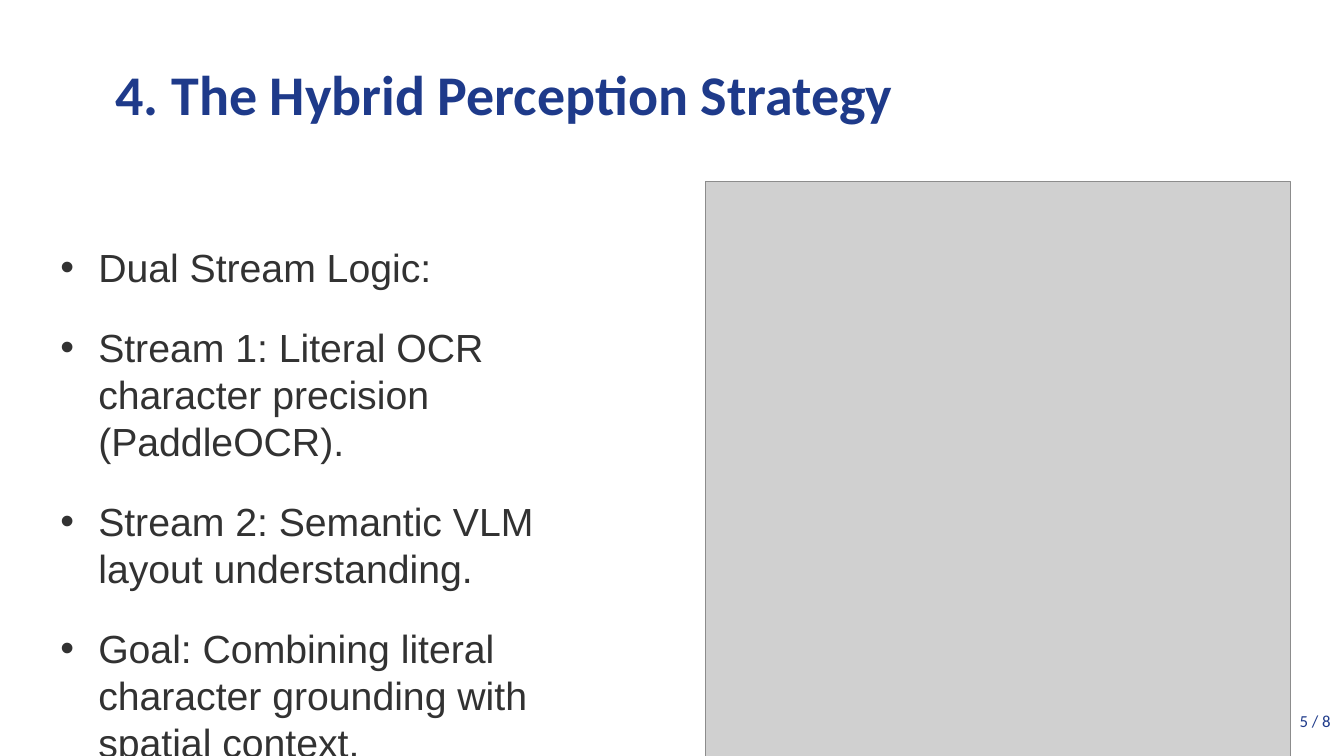
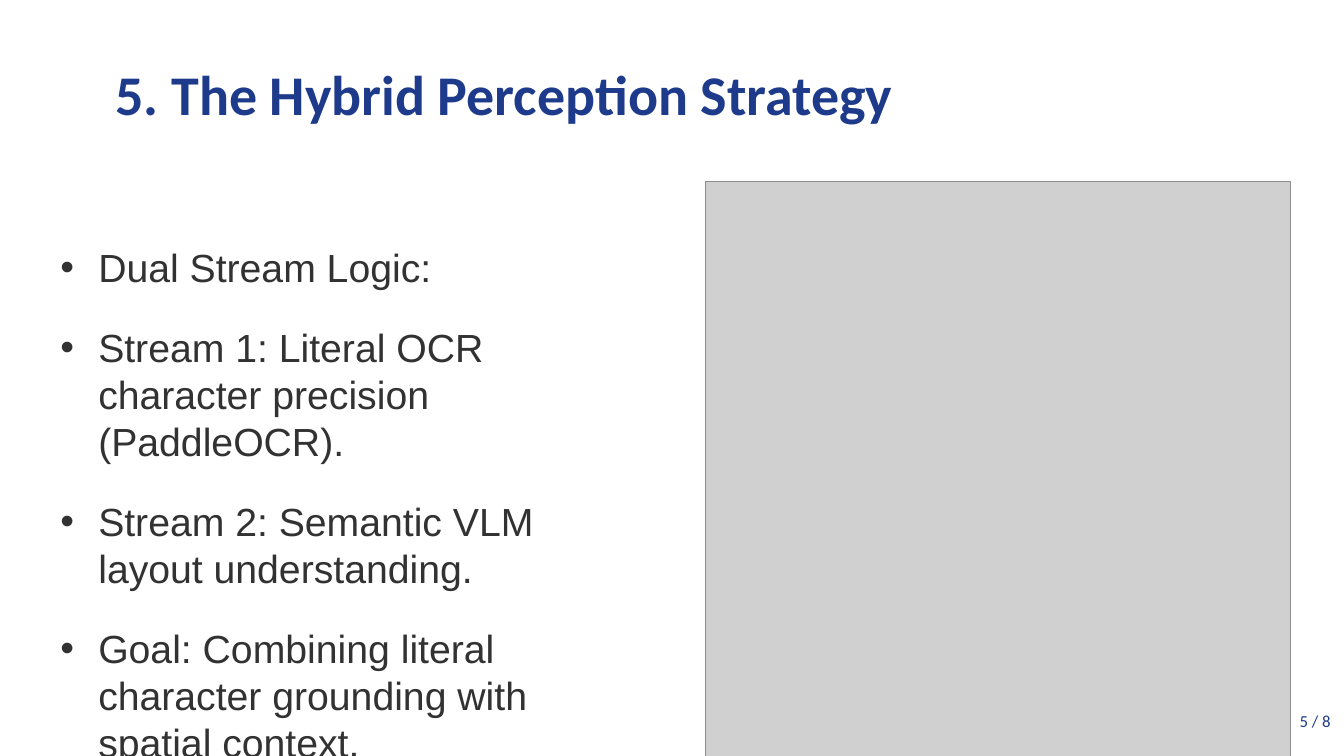
Before and after one commit to DESMOND135/DOCVQA-RAG-PERCEPTION-BENCHMARK, a slide deck: slide 6 of Final/presentation/presentation.pptx. Drawn at 1344x756 pixels with LibreOffice and Linux fonts; fonts in the diff are those of the drawing; grey boxes stand for pictures. Boxes give left, top, right and bottom in pixels: in the first picture for what was removed or moved away, otherwise in the second. Text is boxed around its words. In the diff, an @@ line names an element or a change of style, - is before the commit and + after.

```diff
--- a/Final/presentation/presentation.pptx
+++ b/Final/presentation/presentation.pptx
@@ title at [115,75,892,125]: text changed @@
-4. The Hybrid Perception Strategy
+5. The Hybrid Perception Strategy
```
Also in this commit, not shown: 6 other slides changed, 6 other files.
